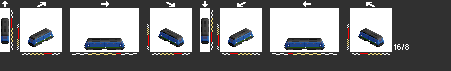
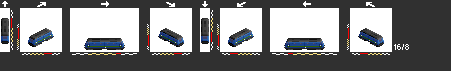
The second 451x71 image is a revision of the first. Changes to its layers:
painted on "Layer 5" over [35, 35, 377, 48]
